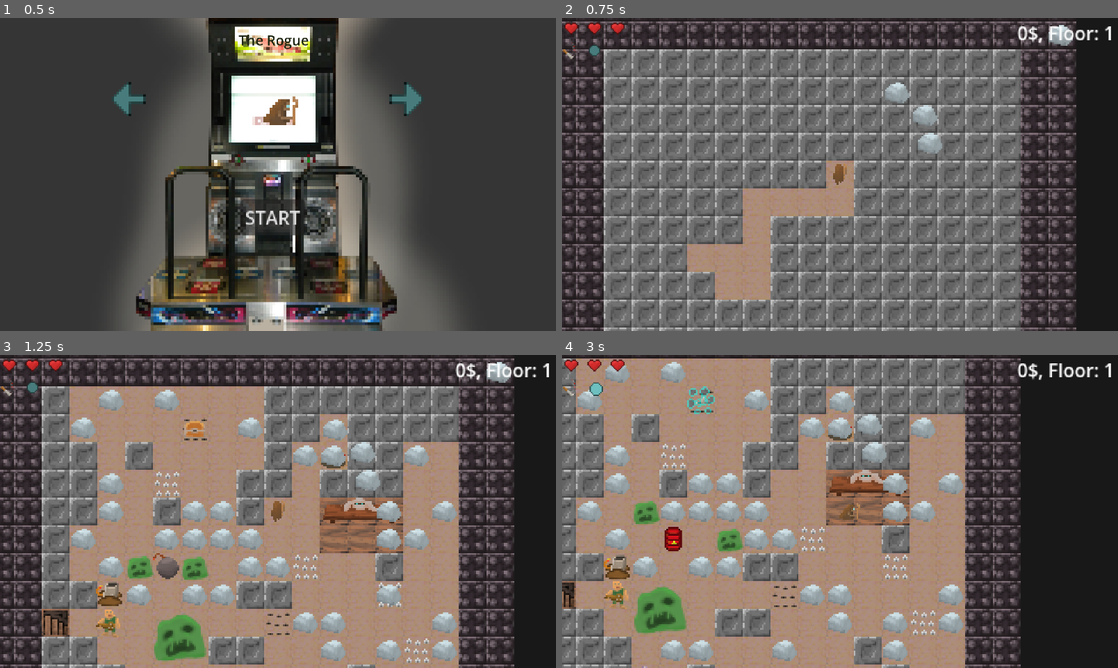
Above: before the commit, frames 1-4 (two rows, left to right).
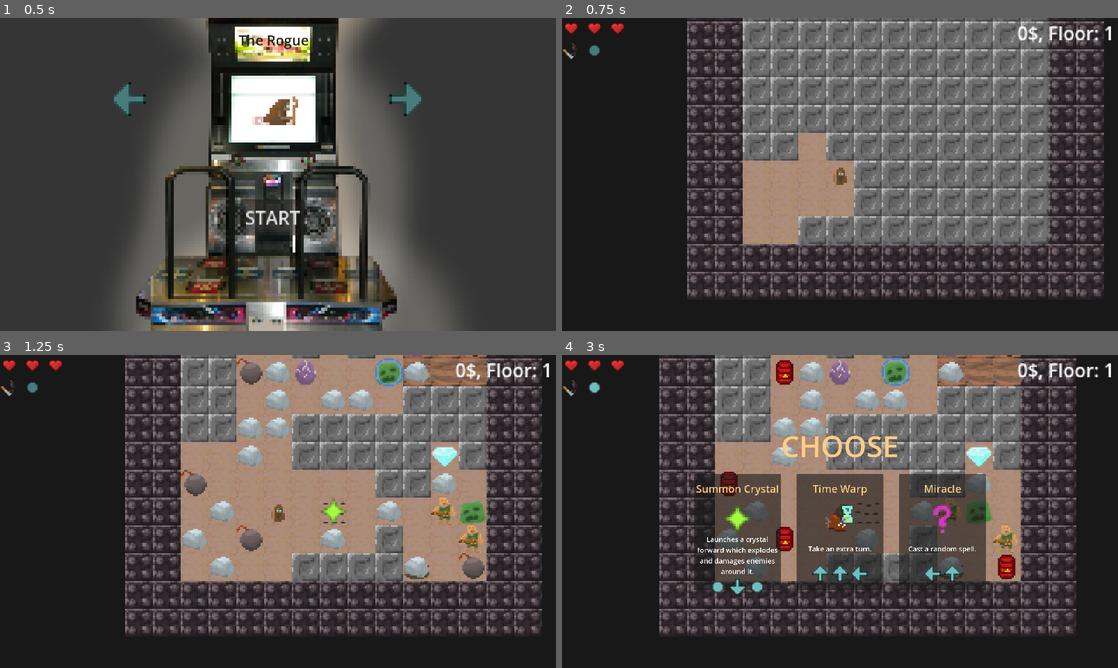
Above: after the commit, the same moments.

Repository: beppep/newDanceMage
Game: Godot game, scene res://scenes/character_select.tscn
Same seed, same stepped clock (60 frames per second), same inputs: the game is played once before the commit and once after it.
Inputs (mouse positions are in pixels of both pictures, inside the frame that each line leads up to):
- Up to frame 1 (0.5 s): no input
- Up to frame 2 (0.75 s): click "START" at 0.5 s
- Up to frame 3 (1.25 s): no input
- Up to frame 4 (3 s): move the mouse to (962, 495) at 1.27 s; hold Right (move_right) 1.28-2.03 s; tap Space (move_nowhere) at 1.35, 2.1, 2.85 s; click (962, 495) at 1.42 s; move the mouse to (728, 527) at 2.02 s; hold S (move_down) 2.03-2.78 s; move the mouse to (895, 442) at 2.77 s; hold Right (move_right) from 2.78 s (still down)

Frame 1 is identical in both runs. In frame 2, 54% of the frame differs, in the area x 0-98%, y 0-100%; in frame 3, 69%; in frame 4, 80%, in the area x 0-93%, y 0-100%.

Commit message:
fix various issues

Diff:
--- a/assets/resources/characters/wizard.tres
+++ b/assets/resources/characters/wizard.tres
@@ -14,6 +14,7 @@
 name = "Wizard"
 image = ExtResource("1_cdqvv")
 description = "Classic fireball."
+health = 2
 starting_spell = ExtResource("4_cdqvv")
 starting_dance = Array[ExtResource("3_5uhno")]([SubResource("Resource_w0kju")])
 metadata/_custom_type_script = "uid://bg10mrpssxaig"
--- a/assets/resources/spells/dash_spell.tres
+++ b/assets/resources/spells/dash_spell.tres
@@ -22,5 +22,4 @@
 dance_length = 2
 spell_script = ExtResource("3_sxfcu")
 recipe = Array[ExtResource("2_pi865")]([SubResource("Resource_wt484"), SubResource("Resource_xs1v4")])
-upgrade_count = 1
 metadata/_custom_type_script = "uid://bol1wrrtmnshn"
--- a/scenes/Player.tscn
+++ b/scenes/Player.tscn
@@ -95,12 +95,12 @@
 
 [node name="AnimatedSprite2D" type="AnimatedSprite2D" parent="."]
 sprite_frames = SubResource("SpriteFrames_d3wef")
-animation = &"up"
+animation = &"down"
 
 [node name="armadillo" type="AnimatedSprite2D" parent="."]
 visible = false
 sprite_frames = SubResource("SpriteFrames_kpjcp")
-animation = &"roll_up"
+animation = &"down"
 
 [node name="PointLight2D" type="PointLight2D" parent="."]
 visible = false
--- a/scripts/main_scene.gd
+++ b/scripts/main_scene.gd
@@ -63,12 +63,12 @@
 		var _sacrifice = units.get_unit_at(pentagram_location)
 		if _sacrifice is Enemy:
 			_sacrifice.take_damage()
-			#if not _sacrifice.is_queued_for_deletion():
-			#	_sacrifice.die()
-			#items.spawn_random_item_at(pentagram_location+Vector2i(0, -1))
+			if not _sacrifice.is_queued_for_deletion():
+				_sacrifice.die()
+			items.spawn_random_item_at(pentagram_location+Vector2i(0, -1))
 		if _sacrifice is Player:
 			_sacrifice.take_damage()
-			_sacrifice.max_health -= 1
+			#_sacrifice.max_health -= 1
 			items.spawn_random_item_at(pentagram_location+Vector2i(0, -1))
 
 
--- a/scripts/map_generation.gd
+++ b/scripts/map_generation.gd
@@ -39,14 +39,13 @@
 	troll_scene,
 	troll_scene,
 	preload("res://scenes/enemies/ghost.tscn"),
-	preload("res://scenes/enemies/mortar.tscn"),
 	preload("res://scenes/units/Slime.tscn"),
 	preload("res://scenes/units/Slime.tscn"),
-	preload("res://scenes/units/mother_slime.tscn"),
 	preload("res://scenes/units/Bomb.tscn"),
 ]
 
 var hard_enemies = [
+	preload("res://scenes/enemies/mortar.tscn"),
 	preload("res://scenes/units/Worm.tscn"),
 	preload("res://scenes/units/mother_slime.tscn"),
 	mother_ghost_scene
@@ -149,9 +148,12 @@
 
 func _find_wall(MAPSIZE_X, MAPSIZE_Y):
 	# used for generating treasures deep inside walls
-	# maybe ask for more stone around it?
 	var random_loc = Vector2i(randi_range(-MAPSIZE_X, MAPSIZE_X),randi_range(-MAPSIZE_Y, MAPSIZE_Y))
-	while true:
+	var _max_tries = 100
+	while _max_tries>0:
+		_max_tries -= 1
+		if _max_tries < 10 and wall_tilemap.get_cell_source_id(random_loc) != tile_ids["STONE"]:
+			return random_loc
 		var all_stone = true
 		for x in [-1,0,1]:
 			for y in [-1,0,1]:
@@ -199,8 +201,8 @@
 	wall_tilemap.clear()
 
 
-	var MAPSIZE_X = 7 + floor(world.current_floor*0.5) # mapsize depends on current floor
-	var MAPSIZE_Y = 7 + floor(world.current_floor*0.5) # mapsize then decides things for worldgen (like amount of stuff)
+	var MAPSIZE_X = 5 + floor(world.current_floor*0.5) # mapsize depends on current floor
+	var MAPSIZE_Y = 5 + floor(world.current_floor*0.5) # mapsize then decides things for worldgen (like amount of stuff)
 
 	_create_borders(-MAPSIZE_X, MAPSIZE_X, -MAPSIZE_Y, MAPSIZE_Y)
 
@@ -212,7 +214,7 @@
 
 
 	# RANDOM WALK CAVE: PLAYER -> EXIT
-	var cave_volume = 0 + 999# unsure about the volume requirement.
+	var cave_volume = 0 # unsure about the volume requirement.
 	var randomwalk_loc = PLAYER_SPAWN
 	var prev_step = Vector2i.ZERO
 	while cave_volume < MAPSIZE_X * MAPSIZE_Y or Vector2(randomwalk_loc).length() < MAPSIZE_X or Vector2(randomwalk_loc-PLAYER_SPAWN).length() < MAPSIZE_X: # air density is about a quarter?
@@ -227,20 +229,11 @@
 	print("placed stairs with edgyness: ", Vector2(randomwalk_loc).length(), " distance: ",Vector2(randomwalk_loc-PLAYER_SPAWN).length(), " and volume: ", cave_volume)
 
 
-	# ENEMIES
-	var random_pos #loc
-	for i in range(MAPSIZE_X**2):
-		random_pos = Vector2i(randi_range(-MAPSIZE_X, MAPSIZE_X), randi_range(-MAPSIZE_Y, MAPSIZE_Y))
-		if (random_pos-PLAYER_SPAWN).length() > 1:
-			var enemy_pool = all_enemies + hard_enemies if world.current_floor>4 else all_enemies
-			_create_unit_at(random_pos, enemy_pool.pick_random())
-
-
 	# RANDOM WALK: SPELL CRYSTAL -> AIR
 	randomwalk_loc = _find_wall(MAPSIZE_X, MAPSIZE_Y)
 	randomwalk_to_air(randomwalk_loc, MAPSIZE_X, MAPSIZE_Y)
 	_paint_area(wall_tilemap, randomwalk_loc+Vector2i(-1,-1), randomwalk_loc+Vector2i(1,1), -1)
-	if world.current_floor > 2 and randf()<0.5:
+	if world.current_floor < 2 or randf()<0.5:
 		_create_unit_at(randomwalk_loc, crystal_scene) # after putting air
 	else:
 		_create_unit_at(randomwalk_loc, chest_scene)
@@ -267,6 +260,14 @@
 		wall_tilemap.set_cell(randomwalk_loc+Vector2i(0, -1), -1, Vector2i(0, 0))
 		world.pentagram_location = randomwalk_loc
 
+	# ENEMIES
+	var random_pos #loc
+	for i in range(MAPSIZE_X**2):
+		random_pos = Vector2i(randi_range(-MAPSIZE_X, MAPSIZE_X), randi_range(-MAPSIZE_Y, MAPSIZE_Y))
+		if (random_pos-PLAYER_SPAWN).length() > 1:
+			var enemy_pool = all_enemies + hard_enemies if world.current_floor>3 else all_enemies
+			_create_unit_at(random_pos, enemy_pool.pick_random())
+
 	# ROCKS
 	for i in range(2*MAPSIZE_X**2):
 		random_pos = Vector2i(randi_range(-MAPSIZE_X, MAPSIZE_X), randi_range(-MAPSIZE_Y, MAPSIZE_Y))
@@ -376,6 +377,8 @@
 		var thing: Unit = scene.instantiate()
 		thing.position = World.loc_to_pos(location)
 		world.units.add_child(thing)
+		if thing is Enemy and randf() < 0.1:
+			thing.shield = 1
 		return thing
 	return false
 
@@ -385,10 +388,10 @@
 	_paint_area(wall_tilemap, center_loc-Vector2i(1,1), center_loc+Vector2i(1,1), -1)
 
 	#doorway
-	var door = [Vector2i.RIGHT,Vector2i.UP,Vector2i.LEFT,Vector2i.DOWN].pick_random()*2
-	wall_tilemap.set_cell(center_loc+door, -1 , Vector2i(0, 0))
-	_paint_area(wall_tilemap, center_loc, center_loc+door*2, -1)
-	_create_unit_at(center_loc+door, rock_scene)
+	var door_offset = (Vector2i.RIGHT if center_loc.x < 0 else Vector2i.LEFT)*2
+	wall_tilemap.set_cell(center_loc+door_offset, -1 , Vector2i(0, 0))
+	_paint_area(wall_tilemap, center_loc, center_loc+door_offset*2, -1)
+	_create_unit_at(center_loc+door_offset, rock_scene)
 	_create_unit_at(center_loc, crystal_scene)
 
 
--- a/scripts/player.gd
+++ b/scripts/player.gd
@@ -33,7 +33,7 @@
 var spell_book: Array[SpellResource] = [Globals.selected_character.starting_spell.duplicate()]
 #var upgrade_count_book = [0]
 var diamonds = 0
-var items = {"exploding_rocks":0, "four_way_shot":0}
+var items = {"walk_damage":0, "push":0, "four_way_shot":0}
 
 var extra_turn = 0
 
@@ -104,15 +104,22 @@
 
 	update_animation(buffered_input)
 	move_history.append(buffered_input)
-	if world.is_empty(location + buffered_input):
-		location += buffered_input
-	else: # someone in the way?
-		if items.get("walk_damage") and buffered_input!=Vector2i.ZERO: # spiked chest?
-			world.deal_damage_at(location + buffered_input)
-		if items.get("push", 0):
-			push_units(location, buffered_input)
-			if world.is_empty(location + buffered_input):
-				location += buffered_input
+	if buffered_input!=Vector2i.ZERO:
+		var _did_walk_damage_to_something = false
+		if not world.is_empty(location + buffered_input): # someone in the way?
+			if items.get("push", 0):
+				push_units(location, buffered_input)
+		if world.is_empty(location + buffered_input):
+			location += buffered_input
+		else:
+			#walking into something
+			var new_position = World.loc_to_pos(location) + Vector2(buffered_input)*4
+			tween = create_tween().set_trans(Tween.TRANS_LINEAR)
+			tween.tween_property(self, "position", new_position, 0.1)
+			tween.tween_property(self, "position", World.loc_to_pos(location), 0.1)
+
+			if items.get("walk_damage"):
+				world.deal_damage_at(location + buffered_input)
 
 	buffered_input = null
 
@@ -127,10 +134,13 @@
 			await get_tree().process_frame # we need to have this line for the tween to work i have no clue
 			# like if you edit a tween on an object thats not ready yet nothing happens
 			ui_node.flash_icon(ui_node.spell_container.get_children()[current_spell_nr].get_children()[0])
-			print("await cast")
+			#print("await cast")
 			await cast_spell(_to_be_cast[current_spell_nr]) # cast copy
 			# WARNING: if the spell is freed before cast() returns, the whole game will freeze. the only workaround for this is to not use await but instead make custom signals for everything we want to await
-			print("dun cast")
+			# might restructure to like an effect queue or some other system instead of cursed awaits...
+			while spell in get_children():
+				await get_tree().process_frame
+			#print("dun cast")
 		current_spell_nr += 1
 
 		_emergency_debugging_frame_limit += 1
--- a/scripts/spells/everything_spell.gd
+++ b/scripts/spells/everything_spell.gd
@@ -9,7 +9,7 @@
 		if subspell_res.spell_script and subspell_res.name != "Omegapotence":
 			var subspell = subspell_res.spell_script.new()  # instantiate makes a node2D?
 			add_child(subspell)
-			var _did_resolve = subspell.cast(caster)
+			var _did_resolve = await subspell.cast(caster)
 			while subspell in get_children():
 				await get_tree().process_frame
 			if _to_be_casted[i].temporary and _did_resolve and not (caster.items.get("strange_spoon", 0) and randf()<0.5):
--- a/scripts/spells/fireball_spell.gd
+++ b/scripts/spells/fireball_spell.gd
@@ -15,6 +15,13 @@
 		fireball.caster = caster
 		add_child(fireball)
 		fireball.anim.play("fireball")
+		fireball.owner_spell = self
+
+func hit(proj, location):
+	world.deal_damage_at(location)
+	proj.queue_free()
+	life_time = 1
+	queue_free()#?
 
 
 func _physics_process(_delta): # dies when children die
--- a/scripts/spells/heal_spell.gd
+++ b/scripts/spells/heal_spell.gd
@@ -4,7 +4,7 @@
 
 func cast(caster: Unit):
 	caster.max_health += 1
-	caster.health += 1
+	caster.health = caster.max_health
 	world.particles.make_cloud(caster.location, "heart")
 	life_time = 8
 	return true
--- a/scripts/spells/random_spell.gd
+++ b/scripts/spells/random_spell.gd
@@ -8,11 +8,12 @@
 		subspell_res = load(caster.locked_spell_paths.pick_random())
 	if subspell_res.name == "Health":
 		print("ERROR; random spell casted health spell")
-	if subspell_res.spell_script:
-		var subspell = subspell_res.spell_script.new()  # instantiate makes a node2D?
-		add_child(subspell)
-		await subspell.cast(caster)
-		while subspell in get_children():
-			await get_tree().process_frame
+	await caster.cast_spell(subspell_res)
+	#if subspell_res.spell_script:
+	#	var subspell = subspell_res.spell_script.new()  # instantiate makes a node2D?
+	#	add_child(subspell)
+	#	subspell.cast(caster)
+	#	while subspell in get_children():
+	#		await get_tree().process_frame
 
 	queue_free()
--- a/scripts/units/chest.gd
+++ b/scripts/units/chest.gd
@@ -9,8 +9,8 @@
 	super()
 	if randf() < 0.9:
 		world.items.spawn_random_item_at(location)
-	elif randf() < 0.5:
-		world.floor_tilemap.set_cell(location, Globals.tile_ids["HEART"], Vector2i.ZERO)
+	elif randf() < 0.9:
+		world.floor_tilemap.set_cell(location, Globals.tile_ids["DIAMOND"], Vector2i.ZERO)
 	else:
 		var bomb = bomb_scene.instantiate()
 		world.units.add_child(bomb)
--- a/scripts/units/mortar.gd
+++ b/scripts/units/mortar.gd
@@ -25,7 +25,7 @@
 
 	charge += 1
 	if charge == 1:
-		if randf() < 0.5:
+		if randf() < 0.7:
 			charge = 0
 		else:
 			anim.play("windup")
Not shown, changed: builds/DanceMage0.1.exe
